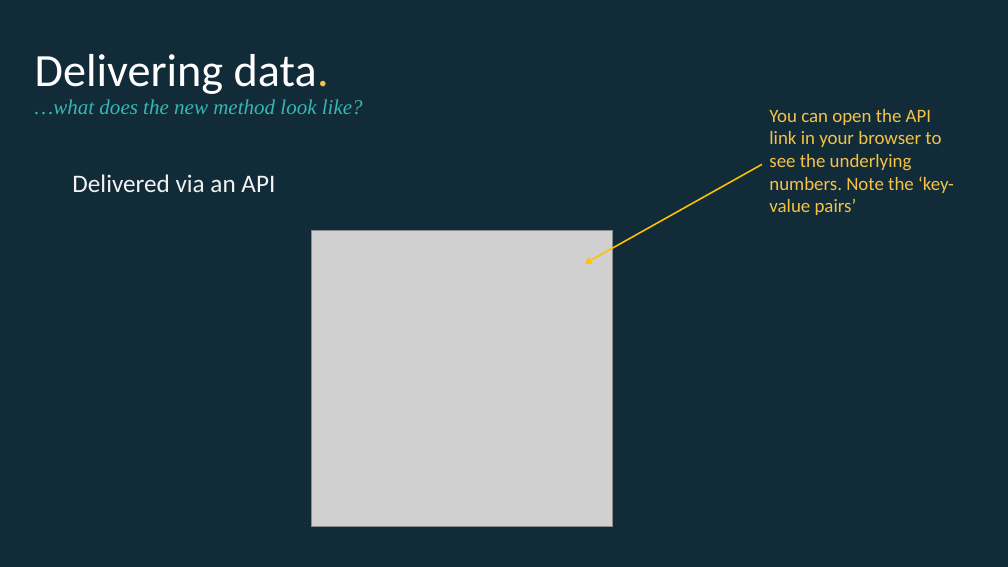
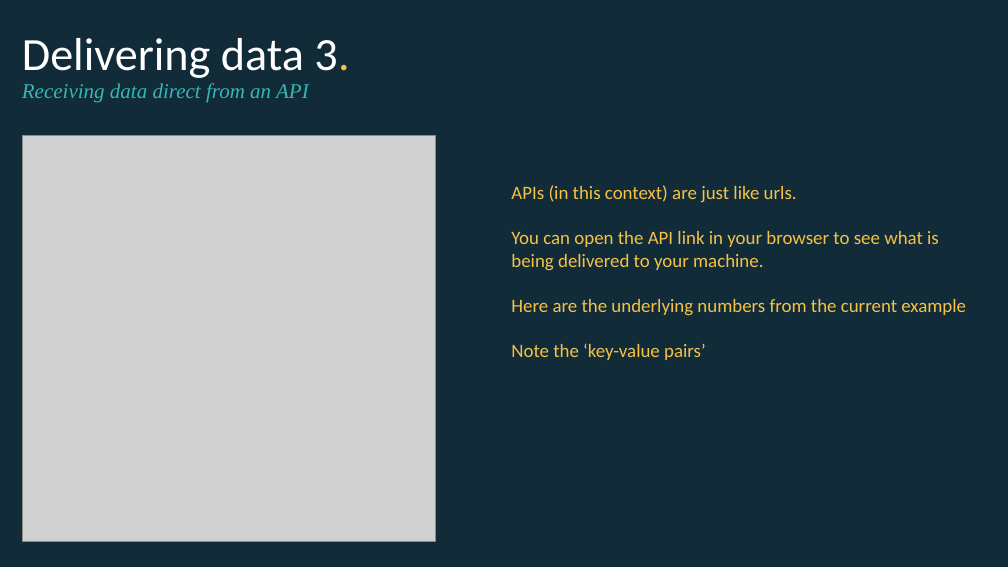
Before and after one commit to EconomicsObservatory/courses, a slide deck: slide 35 of 1/1_Charts_as_data.pptx (slide 23 before the commit). Drawn at 1008x567 pixels with LibreOffice and Linux fonts; fonts in the diff are those of the drawing; grey boxes stand for pictures. Boxes give left, top, right and bottom in pixels: in the first picture for what was removed or moved away, otherwise in the second. Text is boxed around its words. In the diff, an @@ line names an element or a change of style, - is before the commit and + after.

```diff
--- a/1/1_Charts_as_data.pptx
+++ b/1/1_Charts_as_data.pptx
@@ text added at (22, 38, 350, 103), 20 pt, text #36B7B4, italic @@
+Delivering data 3.
+Receiving data direct from an API
@@ text removed at (35, 54, 363, 114) @@
-Delivering data.
-…what does the new method look like?
@@ picture: place and size @@
-picture at (312, 231, 613, 526)
+picture at (23, 135, 436, 541)
@@ text removed at (72, 174, 275, 192) @@
-  Delivered via an API
@@ arrow removed from (762, 164) to (585, 264) @@
@@ text at (511, 185, 966, 360): text changed @@
-You can open the API link in your browser to see the underlying numbers. Note the ‘key-value pairs’
+APIs (in this context) are just like urls.
+You can open the API link in your browser to see what is being delivered to your machine.
+Here are the underlying numbers from the current example
+Note the ‘key-value pairs’
```
Also in this commit, not shown: 6 other slides changed, 20 slides added, 6 slides removed.
